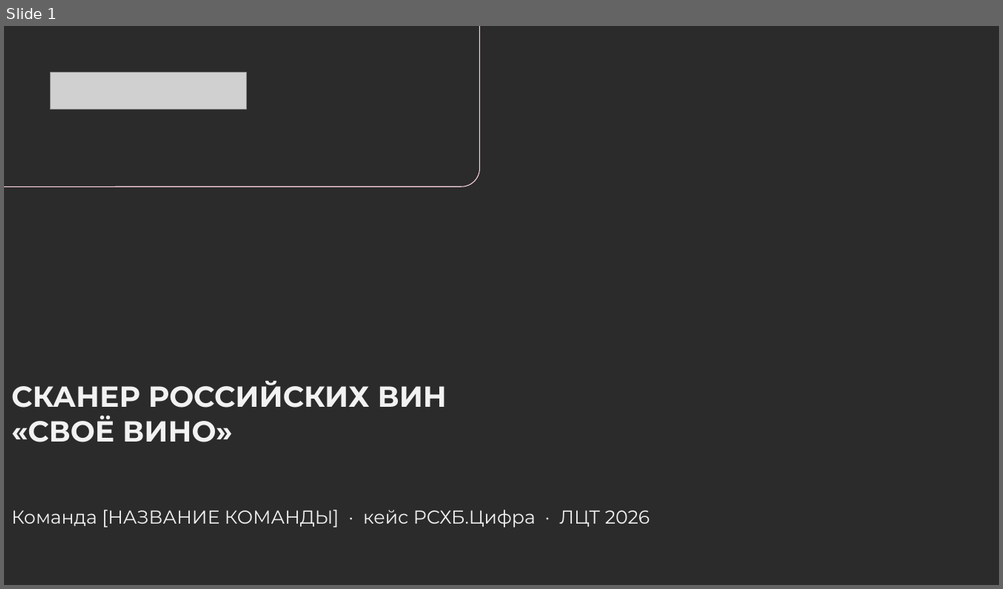
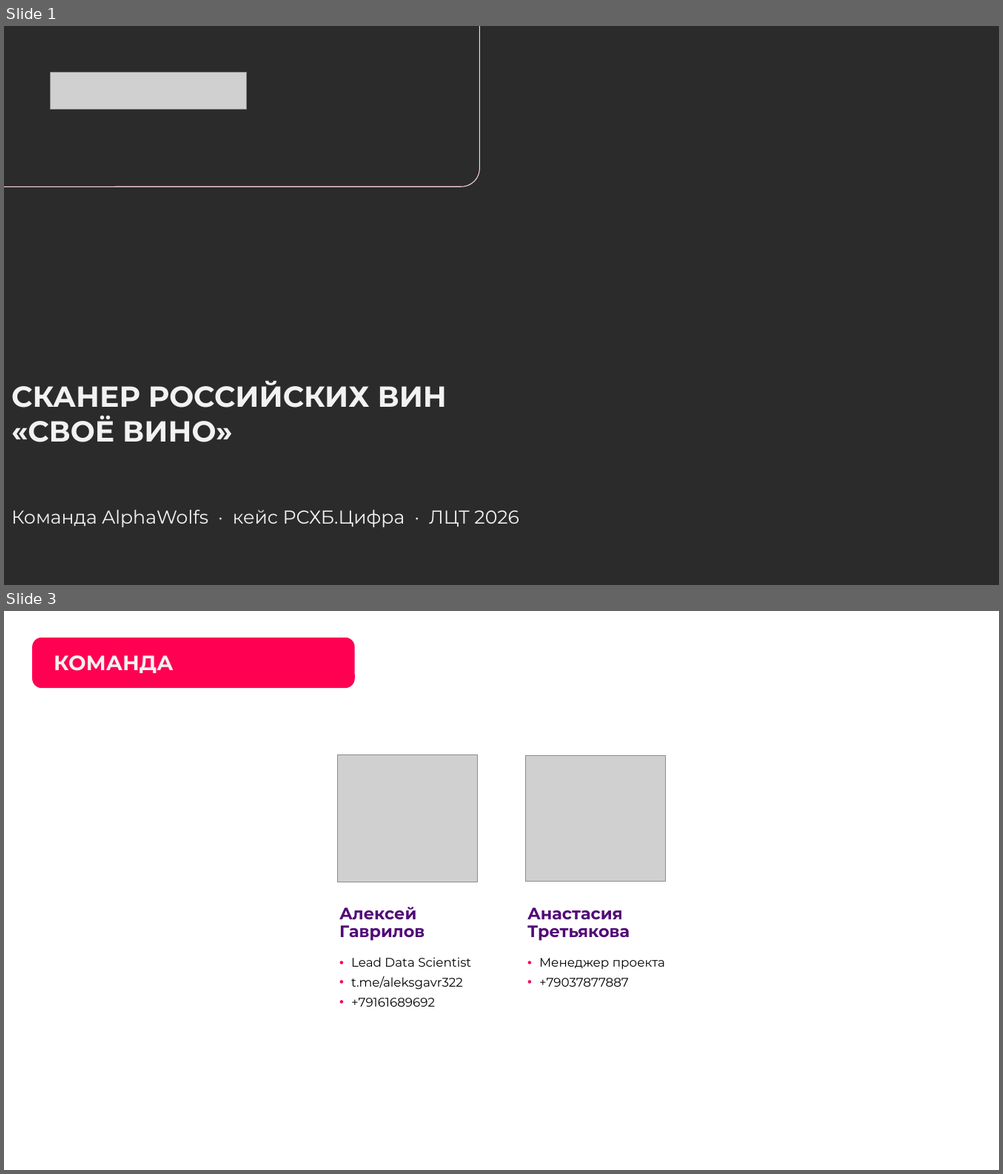
Before and after one commit to AlexGvr/rus_vines, a slide deck: ЛЦТ2026 Сканер российских вин.pptx. Shown one above the other, each under a label of ours: slide 1 before the commit, slides 1 and 3 after it; the slides between them are not shown. The pictures are 1003x589 and 1003x1174 pixels, drawn with LibreOffice and Linux fonts; fonts in the diff are those of the drawing; grey boxes stand for pictures; background and template pictures are left out; a plain dark background stands for a picture behind light text. Boxes give left, top, right and bottom in pixels: in the first picture for what was removed or moved away, otherwise in the second. Text is boxed around its words. In the diff, an @@ line names an element or a change of style, - is before the commit and + after.

```diff
--- a/ЛЦТ2026 Сканер российских вин.pptx
+++ b/ЛЦТ2026 Сканер российских вин.pptx
@@ slide 3 added at [4,611,999,1170], background picture (left out) @@
@@ rounded rectangle added at [32,638,355,689], fill #FF0053 @@
@@ title added at [54,655,173,673], 20 pt, text #F2F2F2, bold @@
+КОМАНДА
@@ rounded rectangle added at [318,730,497,1125], fill #FFFFFF @@
@@ picture added at [337,755,477,883] @@
@@ picture added at [526,756,666,882] @@
@@ text added at [339,907,424,941], 16 pt, text #520977, bold @@
+Алексей Гаврилов
@@ text added at [527,908,629,941], 16 pt, text #520977, bold @@
+Анастасия Третьякова
@@ text added at [351,957,471,1007], 12 pt, text #000000 @@
+• Lead Data Scientist
+• t.me/aleksgavr322
+• +79161689692
@@ text added at [539,958,665,987], 12 pt, text #000000 @@
+• Менеджер проекта
+• +79037877887
@@ page number added at [935,1130,981,1159], 11.3 pt, text #FFFFFF @@
+3
@@ slide 1 changed as well @@
@@ text at [11,510,519,528]: text changed @@
-Команда [НАЗВАНИЕ КОМАНДЫ] · кейс РСХБ.Цифра · ЛЦТ 2026
+Команда AlphaWolfs · кейс РСХБ.Цифра · ЛЦТ 2026
```
Also in this commit, not shown: 9 other slides changed, 6 other slides added, 7 slides removed, 3 other files.
